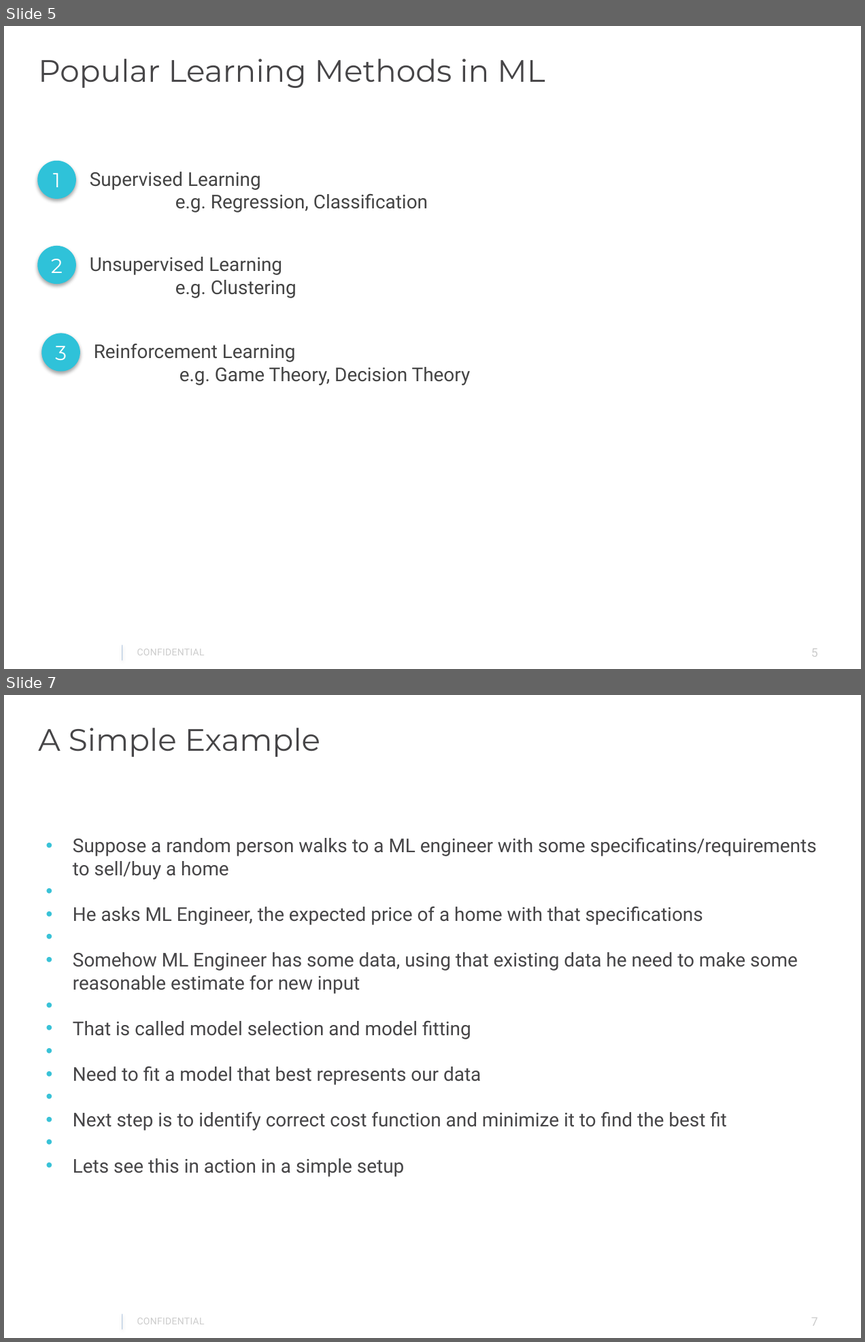
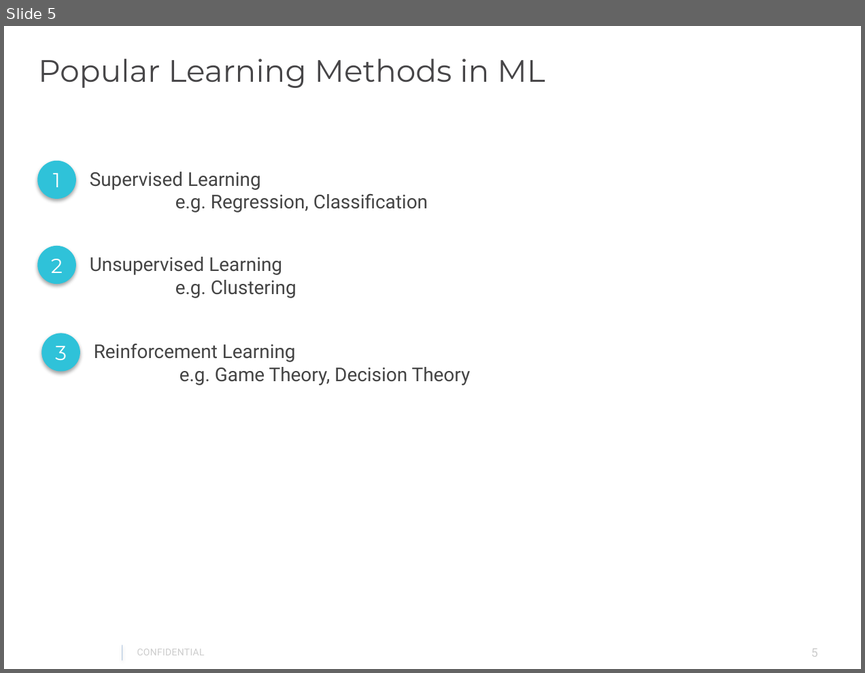
Before and after one commit to gautam0707/TechTalk1_Epam, a slide deck: TechTalk1.pptx. Shown one above the other, each under a label of ours: slides 5 and 7 before the commit, slide 5 after it; the slides between them are not shown. The pictures are 865x1342 and 865x673 pixels, drawn with LibreOffice and Linux fonts; fonts in the diff are those of the drawing; background and template pictures are left out. Boxes give left, top, right and bottom in pixels: in the first picture for what was removed or moved away, otherwise in the second. Text is boxed around its words. In the diff, an @@ line names an element or a change of style, - is before the commit and + after.

```diff
--- a/TechTalk1.pptx
+++ b/TechTalk1.pptx
@@ slide 7 removed at [4,695,861,1338], background #FFFFFF; not listed: 3 template elements that a slide beside it also shows @@
@@ text removed at [38,728,320,757] @@
-A Simple Example
@@ text removed at [73,837,817,1176] @@
-• Suppose a random person walks to a ML engineer with some specificatins/requirements to sell/buy a home
-• He asks ML Engineer, the expected price of a home with that specifications
-• Somehow ML Engineer has some data, using that existing data he need to make some reasonable estimate for new input
-• That is called model selection and model fitting
-• Need to fit a model that best represents our data
-• Next step is to identify correct cost function and minimize it to find the best fit
-• Lets see this in action in a simple setup
```
Also in this commit, not shown: 7 slides changed, 1 slide added.
